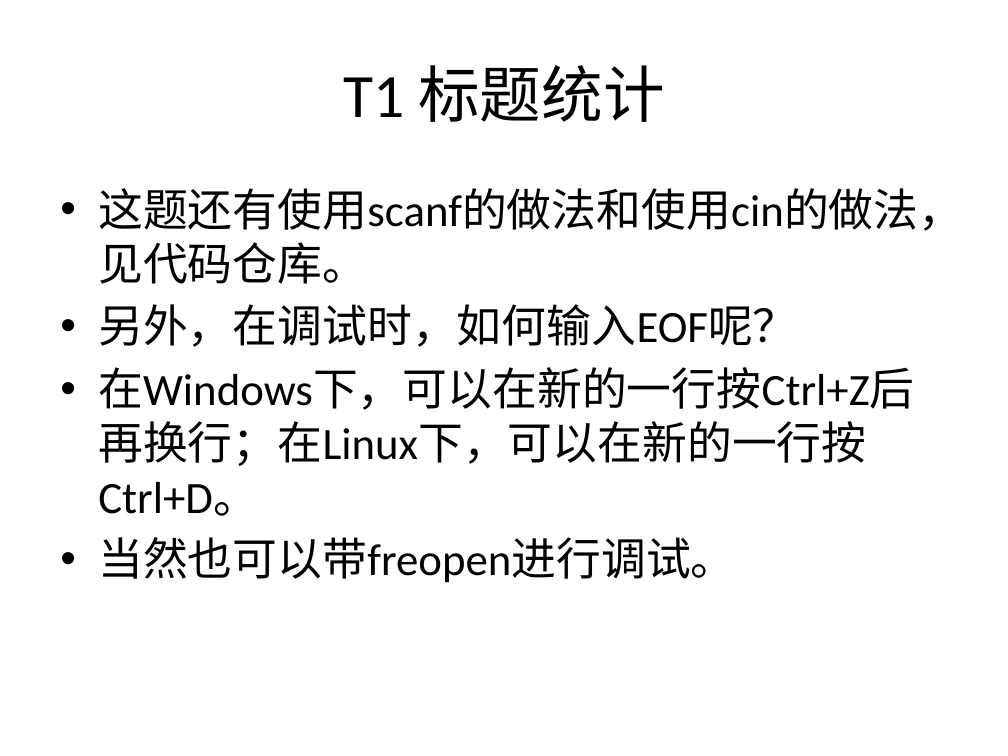
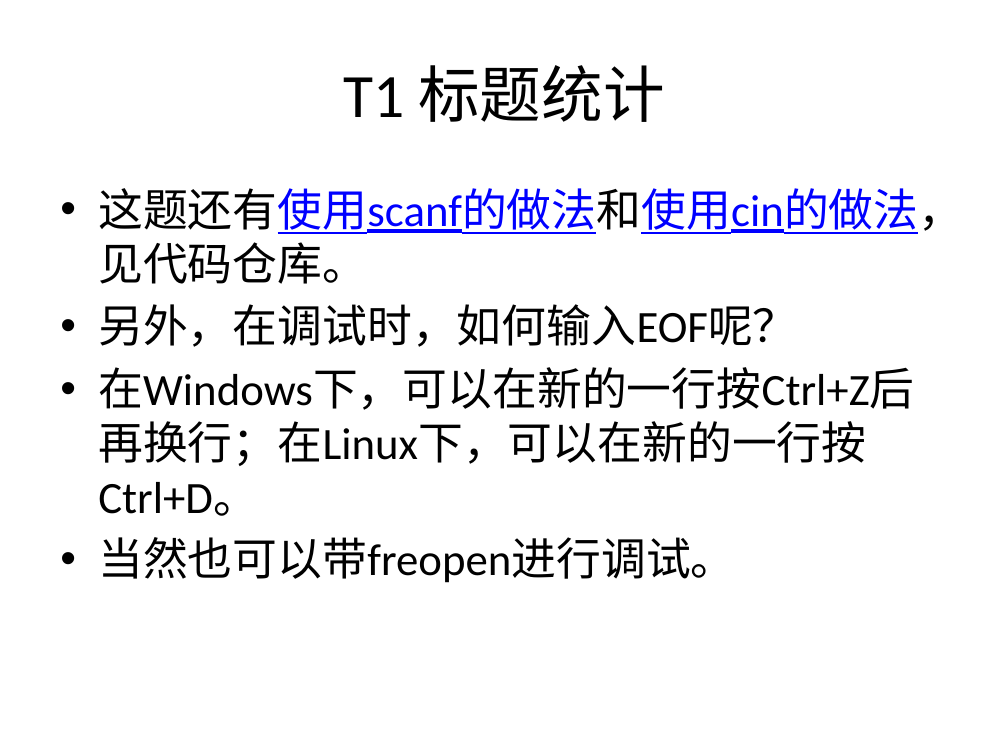
Before and after one commit to mrj1018/OI, a slide deck: slide 6 of PJ2018/T1_T3.pptx. Drawn at 1008x756 pixels with LibreOffice and Linux fonts; fonts in the diff are those of the drawing; background and template pictures are left out. Boxes give left, top, right and bottom in pixels: in the first picture for what was removed or moved away, otherwise in the second. Text is boxed around its words. In the diff, an @@ line names an element or a change of style, - is before the commit and + after.

Commit message:
Update PPT.
Update PPT.

```diff
--- a/PJ2018/T1_T3.pptx
+++ b/PJ2018/T1_T3.pptx
@@ text at [98,188,963,284]: text colour #000000 to #0000FF, underline on in "这题还有使用scanf的做法和使用cin的做法，见代码仓库。" @@
```
Also in this commit, not shown: 1 slide added.
